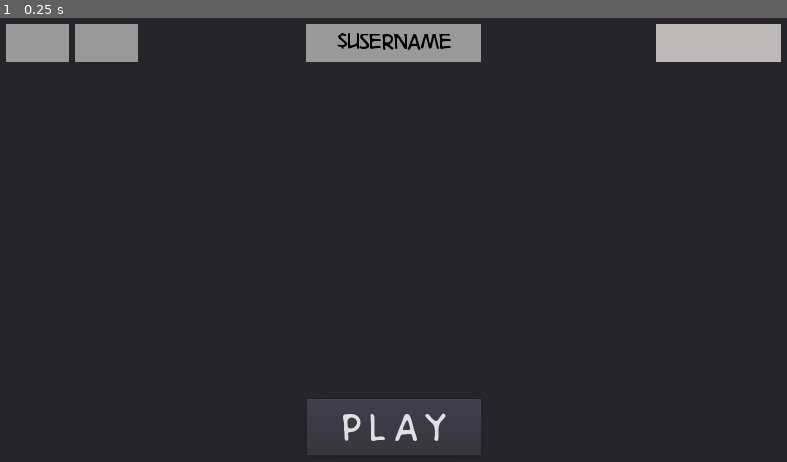
Above: before the commit, frame 1.
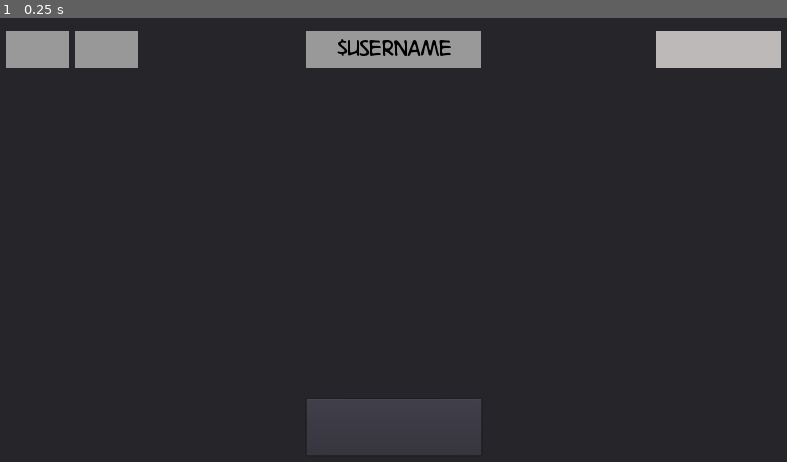
Above: after the commit, the same moment.

Repository: ArtronicsGame/Heroes
Game: Godot game, scene res://Scenes/Scenes/UI.tscn
Same seed, same stepped clock (60 frames per second), same inputs: the game is played once before the commit and once after it. This scene is started directly instead of the project's main scene.
Inputs:
- Up to frame 1 (0.25 s): no input

The runs differ from the first frame. In frame 1, 2.2% of the frame differs, in the area x 0-100%, y 1-96%.
Error after the commit: Parse Error: Variable "temp" already defined in the scope (at line 141). (res://Scripts/StringCorrector.gd:147)

Commit message:
Sending data in start play

Diff:
--- a/Scenes/Scenes/MainMenu.tscn
+++ b/Scenes/Scenes/MainMenu.tscn
@@ -1,9 +1,12 @@
-[gd_scene load_steps=12 format=2]
-
-[ext_resource path="res://Fonts/Heroes.ttf" type="DynamicFontData" id=1]
-[ext_resource path="res://Sprits/Menu/StartBtn.png" type="Texture" id=2]
-[ext_resource path="res://Sprits/Menu/ClickedStartBtn.png" type="Texture" id=3]
-[ext_resource path="res://Sprits/Menu/Mask.png" type="BitMap" id=4]
+[gd_scene load_steps=15 format=2]
+
+[ext_resource path="res://Scripts/MainMenu.gd" type="Script" id=1]
+[ext_resource path="res://Scenes/Objects/Connections/TCPConnection.tscn" type="PackedScene" id=2]
+[ext_resource path="res://Fonts/Heroes.ttf" type="DynamicFontData" id=3]
+[ext_resource path="res://Scripts/PlayBtn.gd" type="Script" id=4]
+[ext_resource path="res://Sprits/Menu/StartBtn.png" type="Texture" id=5]
+[ext_resource path="res://Sprits/Menu/ClickedStartBtn.png" type="Texture" id=6]
+[ext_resource path="res://Sprits/Menu/Mask.png" type="BitMap" id=7]
 
 [sub_resource type="ImageTexture" id=1]
 
@@ -20,9 +23,7 @@
 outline_color = Color( 1, 1, 1, 1 )
 use_mipmaps = false
 use_filter = false
-extra_spacing_bottom = -22
-extra_spacing_char = 15
-font_data = ExtResource( 1 )
+font_data = ExtResource( 3 )
 _sections_unfolded = [ "Extra Spacing", "Font", "Settings" ]
 
 [sub_resource type="StyleBoxFlat" id=6]
@@ -173,36 +174,13 @@
 mouse_default_cursor_shape = 0
 size_flags_horizontal = 1
 size_flags_vertical = 1
+script = ExtResource( 1 )
 _sections_unfolded = [ "Anchor", "Rect", "Visibility" ]
 __meta__ = {
 "_editor_icon": SubResource( 1 )
 }
 
-[node name="Camera2D" type="Camera2D" parent="Panel"]
-position = Vector2( 640, 360 )
-anchor_mode = 1
-rotating = false
-current = true
-zoom = Vector2( 1, 1 )
-limit_left = -10000000
-limit_top = -10000000
-limit_right = 10000000
-limit_bottom = 10000000
-limit_smoothed = false
-drag_margin_h_enabled = true
-drag_margin_v_enabled = true
-smoothing_enabled = false
-smoothing_speed = 5.0
-offset_v = 0.0
-offset_h = 0.0
-drag_margin_left = 0.2
-drag_margin_top = 0.2
-drag_margin_right = 0.2
-drag_margin_bottom = 0.2
-editor_draw_screen = true
-editor_draw_limits = false
-editor_draw_drag_margin = false
-_sections_unfolded = [ "Transform" ]
+[node name="TCPConnection" parent="Panel" instance=ExtResource( 2 )]
 
 [node name="PlayBtn" type="Button" parent="Panel"]
 anchor_left = 0.0
@@ -225,9 +203,9 @@
 enabled_focus_mode = 2
 shortcut = null
 group = null
-text = "PLAY"
 flat = false
 align = 1
+script = ExtResource( 4 )
 _sections_unfolded = [ "Custom Colors", "Custom Fonts", "Hint", "Rect", "custom_fonts/font" ]
 
 [node name="CharacterPnl" type="Panel" parent="Panel"]
@@ -236,7 +214,7 @@
 anchor_right = 0.0
 anchor_bottom = 0.0
 margin_left = 287.0
-margin_top = 79.0
+margin_top = 97.0
 margin_right = 994.0
 margin_bottom = 586.0
 rect_pivot_offset = Vector2( 0, 0 )
@@ -245,17 +223,17 @@
 mouse_default_cursor_shape = 0
 size_flags_horizontal = 1
 size_flags_vertical = 1
-_sections_unfolded = [ "Visibility" ]
 
 [node name="Username" type="Panel" parent="Panel"]
+editor/display_folded = true
 anchor_left = 0.0
 anchor_top = 0.0
 anchor_right = 0.0
 anchor_bottom = 0.0
 margin_left = 500.0
-margin_top = 10.0
+margin_top = 20.0
 margin_right = 780.0
-margin_bottom = 70.0
+margin_bottom = 80.0
 rect_pivot_offset = Vector2( 0, 0 )
 rect_clip_content = false
 mouse_filter = 0
@@ -279,9 +257,9 @@
 anchor_right = 0.0
 anchor_bottom = 0.0
 margin_left = 500.0
-margin_top = 10.0
+margin_top = 20.0
 margin_right = 780.0
-margin_bottom = 70.0
+margin_bottom = 80.0
 rect_pivot_offset = Vector2( 0, 0 )
 rect_clip_content = false
 mouse_filter = 2
@@ -304,9 +282,9 @@
 anchor_right = 0.0
 anchor_bottom = 0.0
 margin_left = 20.0
-margin_top = 10.0
+margin_top = 20.0
 margin_right = 120.0
-margin_bottom = 70.0
+margin_bottom = 80.0
 rect_pivot_offset = Vector2( 0, 0 )
 rect_clip_content = false
 mouse_filter = 0
@@ -314,7 +292,7 @@
 size_flags_horizontal = 1
 size_flags_vertical = 1
 custom_styles/panel = SubResource( 8 )
-_sections_unfolded = [ "Custom Styles" ]
+_sections_unfolded = [ "Custom Styles", "Rect" ]
 
 [node name="CanvasLayer" type="CanvasLayer" parent="Panel/Experience"]
 layer = 1
@@ -347,9 +325,9 @@
 anchor_right = 0.0
 anchor_bottom = 0.0
 margin_left = 130.0
-margin_top = 10.0
+margin_top = 20.0
 margin_right = 230.0
-margin_bottom = 70.0
+margin_bottom = 80.0
 rect_pivot_offset = Vector2( 0, 0 )
 rect_clip_content = false
 mouse_filter = 0
@@ -389,9 +367,9 @@
 anchor_right = 0.0
 anchor_bottom = 0.0
 margin_left = 1060.0
-margin_top = 10.0
+margin_top = 20.0
 margin_right = 1260.0
-margin_bottom = 70.0
+margin_bottom = 80.0
 rect_pivot_offset = Vector2( 0, 0 )
 rect_clip_content = false
 mouse_filter = 0
@@ -426,11 +404,14 @@
 enabled_focus_mode = 2
 shortcut = null
 group = null
-texture_normal = ExtResource( 2 )
-texture_pressed = ExtResource( 3 )
-texture_click_mask = ExtResource( 4 )
+texture_normal = ExtResource( 5 )
+texture_pressed = ExtResource( 6 )
+texture_click_mask = ExtResource( 7 )
 expand = true
 _sections_unfolded = [ "Rect", "Textures", "texture_hover", "texture_normal" ]
 
 [node name="Sprite" type="Sprite" parent="Panel/Play_OLD"]
 _sections_unfolded = [ "Animation" ]
+
+[connection signal="on_message_received" from="Panel/TCPConnection" to="Panel/PlayBtn" method="_on_TCPConnection_on_message_received"]
+[connection signal="button_down" from="Panel/PlayBtn" to="Panel/PlayBtn" method="_on_PlayBtn_button_down"]
--- a/Scenes/Scenes/Trophy2.gd
+++ /dev/null
@@ -1,20 +0,0 @@
-extends Panel
-
-var style = StyleBoxFlat.new()
-
-func _ready():
-	# The Panel doc tells you which style names there are
-	add_stylebox_override("panel", style)
-	style.set_bg_color(Color.red)
-	update()
-
-	#set_process(true)
-"""
-func _process(delta):
-	var color = Color.white
-	style.set_bg_color(color)
-    # Don't forget to update so the control will redraw
-	update()
-    # Some basic code animation
-    #var color = Color(0.5*sin(OS.get_ticks_msec()/100.0)+0.5, 0, 0)
-	"""
--- a/Scenes/Scenes/Panel.gd
+++ b/Scripts/MainMenu.gd
@@ -1,4 +1,5 @@
 extends Panel
+const STRING_CORRECTOR = preload("res://Scripts/StringCorrector.gd")
 
 # Declare member variables here. Examples:
 # var a = 2
@@ -6,7 +7,9 @@
 
 # Called when the node enters the scene tree for the first time.
 func _ready():
-	$Trophy2.add_color_override("modulate", Color.white)
+	var stringCorrectorIns = STRING_CORRECTOR.new()
+	var playBtnTxt = stringCorrectorIns.correct("شروع")
+	$PlayBtn.text = playBtnTxt
 
 # Called every frame. 'delta' is the elapsed time since the previous frame.
 #func _process(delta):
--- /dev/null
+++ b/Scripts/PlayBtn.gd
@@ -0,0 +1,11 @@
+extends Button
+
+func _on_PlayBtn_button_down():
+	get_node("./TCPConnection").Send({
+		"_type" : "MongoDB.newUser",
+		"_info" : {"username" : "Ali"}
+	})
+
+
+func _on_TCPConnection_on_message_received(msg):
+	print(msg)
--- a/Scripts/TCPConnection.gd
+++ b/Scripts/TCPConnection.gd
@@ -84,4 +84,4 @@
 
 func Send(data):
 	if (data != null):
-		peerstream.put_var(data)
+		peerstream.put_var(JSON.print(data))
Not shown: 1 places in Scenes/Scenes/MainMenu.tscn that only renumber resources
